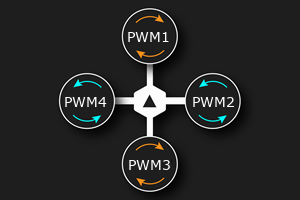
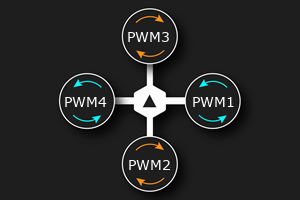
Layer changes from the first 300 x 200 image to the second:
renamed "PWM1" to "PWM3", moved it above "PWM1 #1", painted on it over [162, 32, 169, 42]
renamed "PWM2" to "PWM1 #1", moved it above "PWM2 #1", painted on it over [227, 97, 234, 107]
renamed "PWM3" to "PWM2 #1", moved it above "PWM4", painted on it over [163, 160, 170, 170]
hid "1inv.xcf" over [162, 32, 234, 170]
